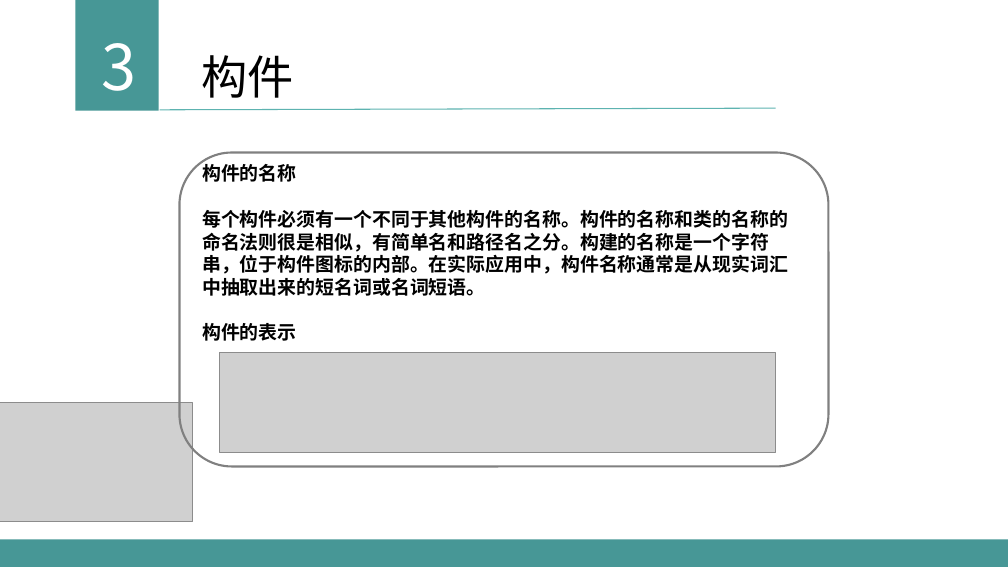
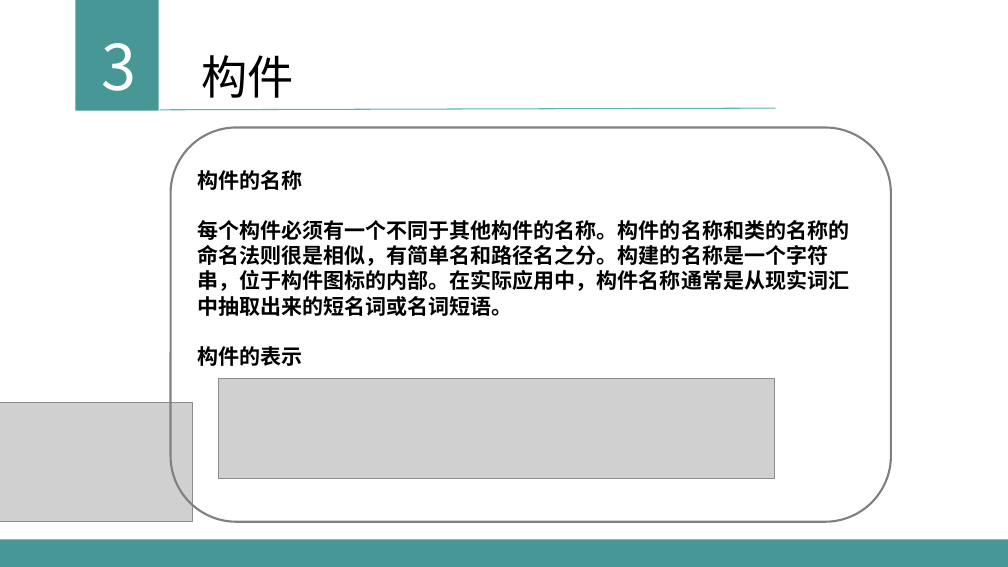
Before and after one commit to sun2009/PRD2018-G16, a slide deck: slide 19 of 受控文档/PPT/UML基础III0.3.0.pptx (slide 18 before the commit). Drawn at 1008x567 pixels with LibreOffice and Linux fonts; fonts in the diff are those of the drawing; grey boxes stand for pictures. Boxes give left, top, right and bottom in pixels: in the first picture for what was removed or moved away, otherwise in the second. Text is boxed around its words. In the diff, an @@ line names an element or a change of style, - is before the commit and + after.

```diff
--- a/受控文档/PPT/UML基础III0.3.0.pptx
+++ b/受控文档/PPT/UML基础III0.3.0.pptx
@@ rounded rectangle "构件的名称" resized from (x1=179, y1=153, x2=829, y2=467) to (x1=171, y1=128, x2=892, y2=522) @@
@@ rounded rectangle "构件的名称" at (x1=171, y1=128, x2=892, y2=522): size 18 to 20 pt @@
@@ picture moved from (x1=219, y1=353, x2=776, y2=452) to (x1=219, y1=379, x2=775, y2=478) @@
```
Also in this commit, not shown: 8 other slides changed, 1 slide added.
